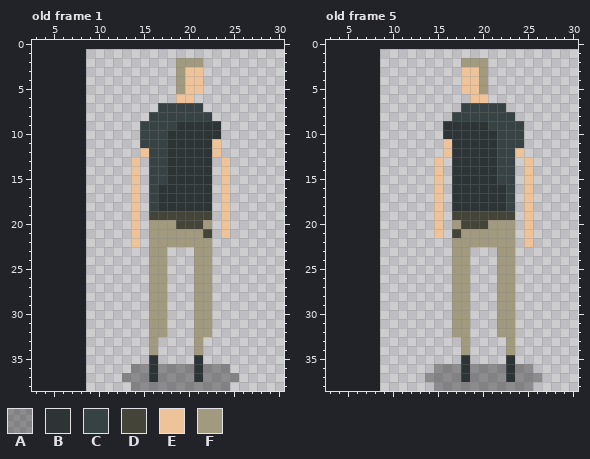
File history of a pixel-art file, core/assets/sprites/npc/player.aseprite. The first picture shows the starting point.
22x38 pixels, 8 frames. Shown: old frame 1: x 3..30, y 0..38; old frame 5: x 3..30, y 0..38. The old version is drawn lined up with the new one, on the new canvas. The commit also changed other frames, which this record leaves out.
Palette (. is transparent): A #00000051  B #2c3436  C #374245  D #454439  E #eec39a  F #a19a7f
Pixels before, old frame 1, first column x 13:
 2 ......FFF....
 3 ......FEE....
 4 ......FEE....
 5 ......FEE....
 6 ......EE.....
 7 ....CCCCC....
 8 ...CCCCCCC...
 9 ..CCCCBBBBB..
10 ..CCCBBBBBB..
11 ..CCCBBBBBE..
12 ..ECCBBBBBE..
13 .E.CCBBBBB.E.
14 .E.CCBBBBB.E.
15 .E.CCBBBBB.E.
16 .E.CBBBBBB.E.
17 .E.CBBBBBB.E.
18 .E.CBBBBBB.E.
19 .E.DDDDDDD.E.
20 .E.FFFDDDF.E.
21 .E.FFFFFFD.E.
22 .E.FFFFFFF...
23 ...FF...FF...
24 ...FF...FF...
25 ...FF...FF...
26 ...FF...FF...
27 ...FF...FF...
28 ...FF...FF...
29 ...FF...FF...
30 ...FF...FF...
31 ...FF...FF...
32 ...FF...FF...
33 ...F....F....
34 ...F....F....
35 ...B....B....
36 .AABAAAABAAA.
37 AAABAAAABAAAA
38 .AAAAAAAAAAA.
Pixels before, old frame 5, first column x 14:
 2 ....FFF......
 3 ....EEF......
 4 ....EEF......
 5 ....EEF......
 6 .....EE......
 7 ....CCCCC....
 8 ...CCCCCCC...
 9 ..BBBBBCCCC..
10 ..BBBBBBCCC..
11 ..EBBBBBCCC..
12 ..EBBBBBCCE..
13 .E.BBBBBCC.E.
14 .E.BBBBBCC.E.
15 .E.BBBBBCC.E.
16 .E.BBBBBBC.E.
17 .E.BBBBBBC.E.
18 .E.BBBBBBC.E.
19 .E.DDDDDDD.E.
20 .E.FDDDFFF.E.
21 .E.DFFFFFF.E.
22 ...FFFFFFF.E.
23 ...FF...FF...
24 ...FF...FF...
25 ...FF...FF...
26 ...FF...FF...
27 ...FF...FF...
28 ...FF...FF...
29 ...FF...FF...
30 ...FF...FF...
31 ...FF...FF...
32 ...FF...FF...
33 ....F....F...
34 ....F....F...
35 ....B....B...
36 .AAABAAAABAA.
37 AAAABAAAABAAA
38 .AAAAAAAAAAA.
New version:
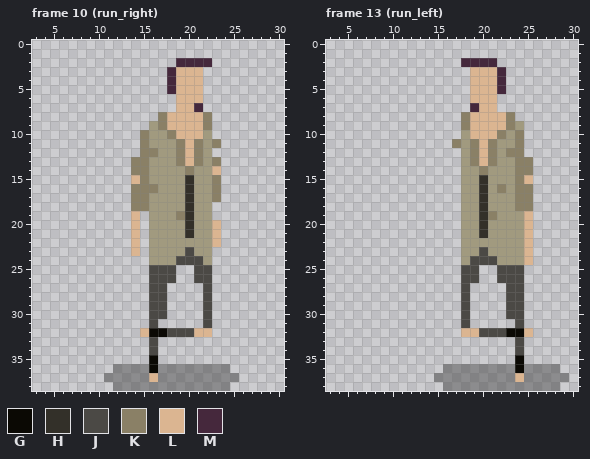
Colours new in this view: G #0b0904  H #333029  J #4b4945  K #8a8066  L #dbb591  M #45283c
A new or re-ordered frame is compared with the old frame closest to it.
The exact change:
canvas 22x38 -> 39x39, the old top-left corner now at 9,1
frames 8 -> 17
Changed rows in their new state; - is an unchanged pixel.
Frame 10 (run_right) is new; against old frame 1:
first column x 11:
 2 --------MMMM--
 3 -------MLLL---
 4 -------MLLL---
 5 -------MLLL---
 6 --------LLL---
 7 ------..LLM---
 8 -----.KLLLLK--
 9 ----.FKLLLLK.-
10 ----KFFKLLLF.-
11 ----KFFFKLKFK-
12 ----KKFFKLKF.-
13 ---KKFFFKLKFK.
14 ---KKFFFFKFFL.
15 ---LKFFFFHFFK.
16 ---KKKFFFHFFK.
17 ---KKFFFFHFFK.
18 ---KKFFFFHFF-.
19 ---L-FFFKHFF-.
20 ---L----FHF-L.
21 ---L-----H-FL.
22 ---L--------L-
23 ---L---FFJ----
24 -------FJJJ---
25 -----JJJ--JJ--
26 -----JJJ--JJ--
27 -----JJ---.J--
28 -----JJ---.J--
29 -----JJ---.J--
30 -----JJ---.J--
31 -----J.---.J--
32 ----LGGJJJLL--
33 -----J----.---
34 -----J----.---
35 -----G----.---
36 -AA--G----A---
37 AA---L----A---
38 -AA-----------
Frame 13 (run_left) is new; against old frame 5:
first column x 14:
 2 ----MMMM--------
 3 ----.LLLM-------
 4 ----.LLLM-------
 5 ----.LLLM-------
 6 -----LLL--------
 7 ----.MLL.-------
 8 ---.KLLLLK------
 9 --..KLLLLKF-----
10 --..FLLLKFK-----
11 --.KFKLKFFK-----
12 --..FKLKFKK-----
13 -.-.FKLKFFKK----
14 -.-.FFKFFFKK----
15 -.-.FFHFFFKL----
16 -.-.FFHFKFKK----
17 -.-.FFHFFFKK----
18 -.-.FFHFFFKK----
19 -.-.FFHKFFFL----
20 -.-.FFH---FL----
21 -.-.--H---FL----
22 ---.------FL----
23 ---.-FJF--FL----
24 ---.-JJJ--FL----
25 ---.JJ--JJJ-----
26 ---.JJ--JJJ-----
27 ---.J---.JJ-----
28 ---.J---.JJ-----
29 ---.J---.JJ-----
30 ---.J---.JJ-----
31 ---.J---..J-----
32 ---.LLJJJGGL----
33 ----.----.J-----
34 ----.----.J-----
35 ----.----.G-----
36 -.--A----AG-AAA-
37 .---A----AL--AAA
38 -.----------AAA-
Pixel boxes of the changes (left, top, right, bottom) in both pictures:
changed: (104, 58, 230, 391)
changed: (425, 58, 569, 391)
